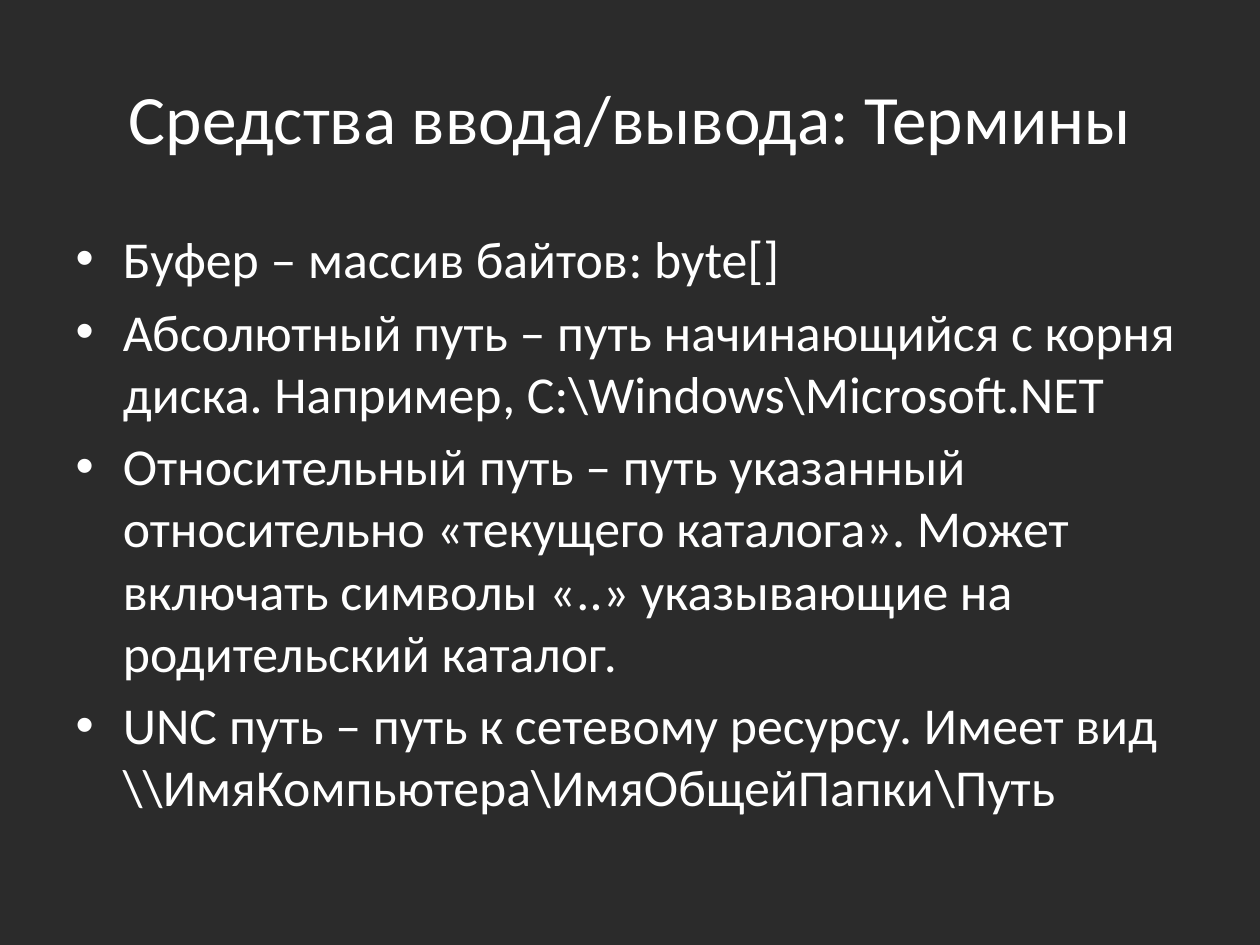
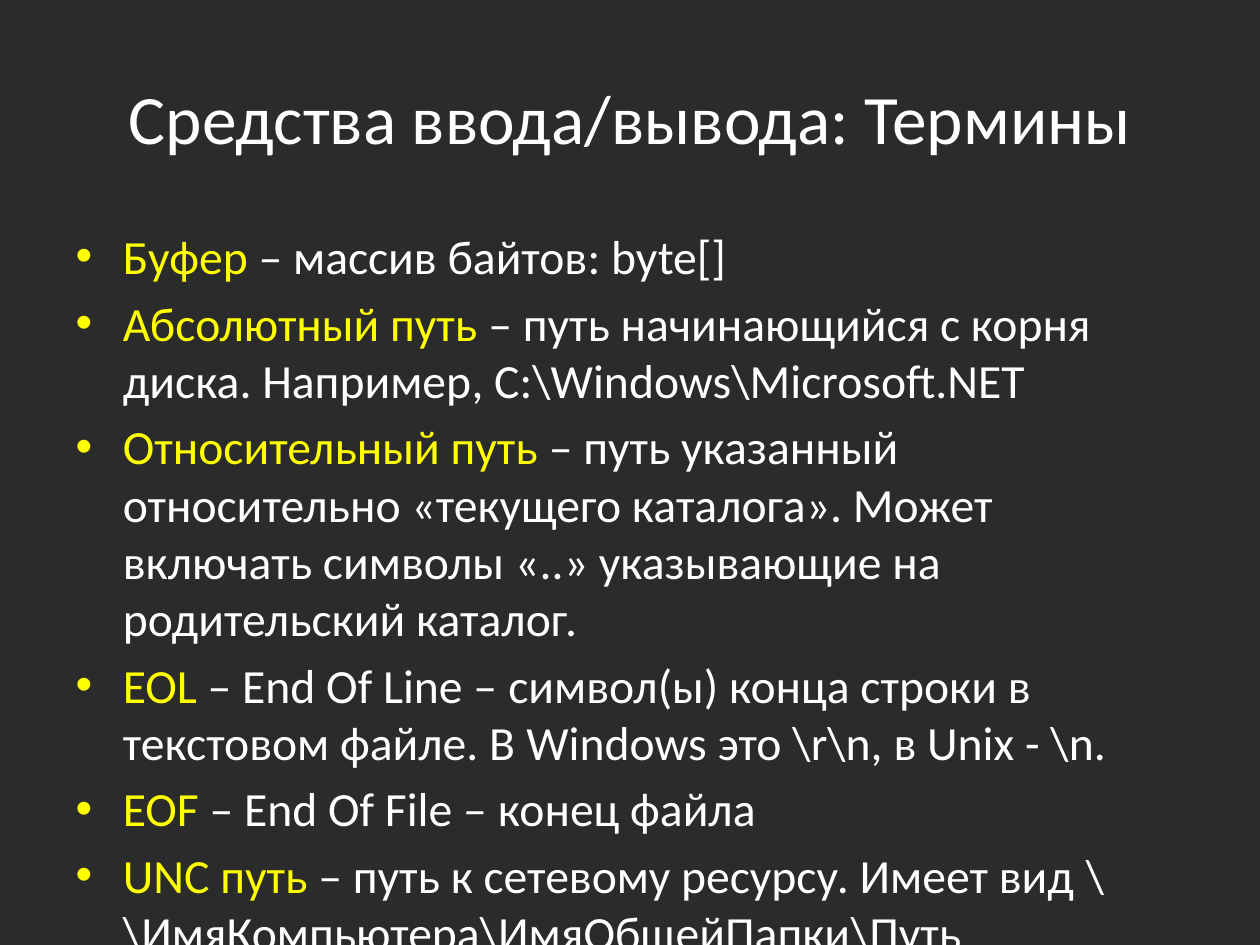
Before and after one commit to bazile/Training, a slide deck: slide 15 of Presentation/lesson-04-io.pptx. Drawn at 1260x945 pixels with LibreOffice and Linux fonts; fonts in the diff are those of the drawing; background and template pictures are left out; a plain dark background stands for a picture behind light text. Boxes give left, top, right and bottom in pixels: in the first picture for what was removed or moved away, otherwise in the second. Text is boxed around its words. In the diff, an @@ line names an element or a change of style, - is before the commit and + after.

Commit message:
More IO terms

```diff
--- a/Presentation/lesson-04-io.pptx
+++ b/Presentation/lesson-04-io.pptx
@@ text at (123, 239, 1091, 901): size 29.6 to 27.2 pt in "Буфер – массив байтов: byte[]", "Абсолютный путь – путь начинающийся с корня ...", "Относительный путь – путь указанный относительно «текущего ...", "UNC путь – путь к сетевому ресурсу. ..."; text colour #FFFFFF to #FFFF00 in "Буфер", "Абсолютный путь", "Относительный путь", "UNC путь" @@
@@ text at (123, 668, 1105, 834): paragraphs added @@
+• EOL – End Of Line – символ(ы) конца строки в текстовом файле. В Windows это \r\n, в Unix - \n.
+• EOF – End Of File – конец файла
```
